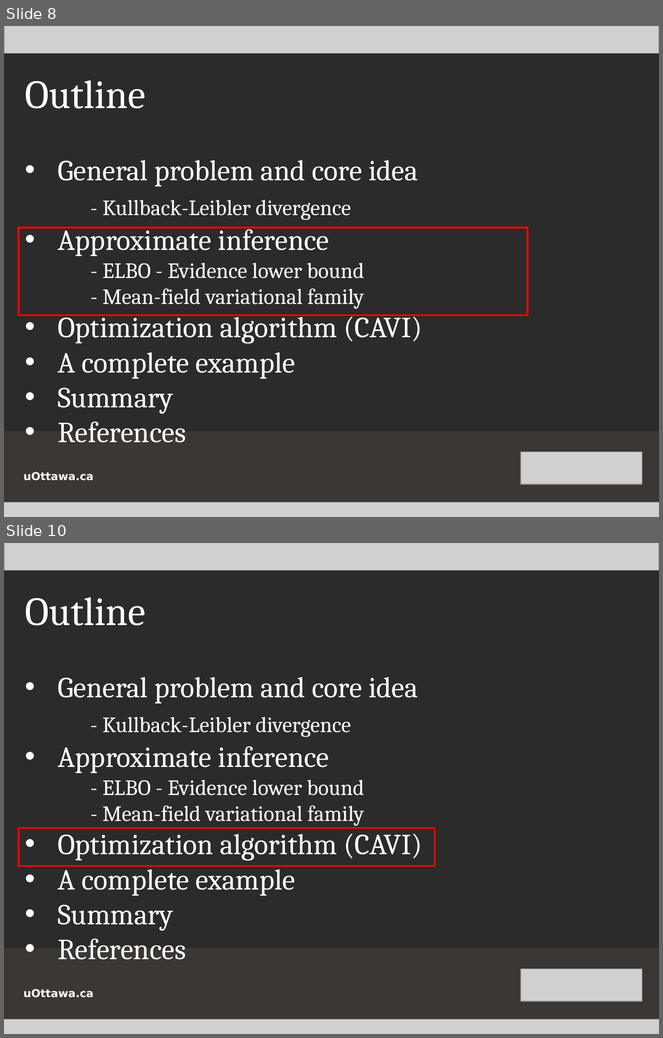
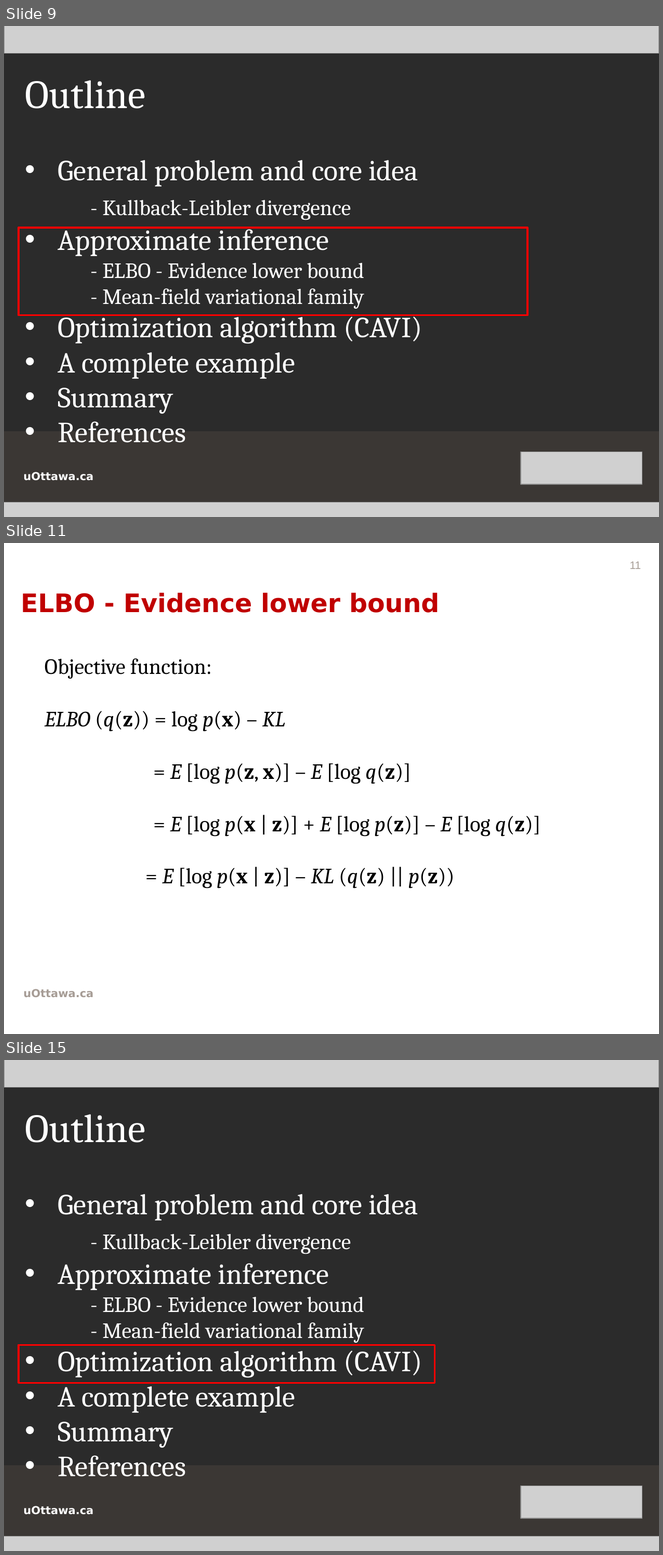
Before and after one commit to wwwmonsterlam/GraphicModelClassifierProject, a slide deck: presentationi.pptx. Shown one above the other, each under a label of ours: slides 8 and 10 before the commit, slides 9, 11 and 15 after it; the slides between them are not shown. The pictures are 663x1038 and 663x1555 pixels, drawn with LibreOffice and Linux fonts; fonts in the diff are those of the drawing; grey boxes stand for pictures; background and template pictures are left out; a plain dark background stands for a picture behind light text. Boxes give left, top, right and bottom in pixels: in the first picture for what was removed or moved away, otherwise in the second. Text is boxed around its words. In the diff, an @@ line names an element or a change of style, - is before the commit and + after.

```diff
--- a/presentationi.pptx
+++ b/presentationi.pptx
@@ slide 11 added at [4,543,659,1034], background picture (left out) @@
@@ page number added at [630,561,642,569], 12 pt, text #A69C95 @@
+11
@@ title added at [21,592,439,613], 28 pt, text #C00000, bold @@
+ELBO - Evidence lower bound
@@ text added at [45,658,541,889], 24 pt, text #000000 @@
+Objective function:
+ELBO (q(z)) = log p(x) – KL
+= E [log p(z, x)] – E [log q(z)]
+= E [log p(x | z)] + E [log p(z)] – E [log q(z)]
+= E [log p(x | z)] – KL (q(z) || p(z))
@@ text added at [23,989,93,997], 12 pt, text #A69C95, bold @@
+uOttawa.ca
@@ what was slide 8 is now slide 9 @@
@@ what was slide 10 is now slide 15 @@
```
Also in this commit, not shown: 3 slides changed, 7 other slides added.
